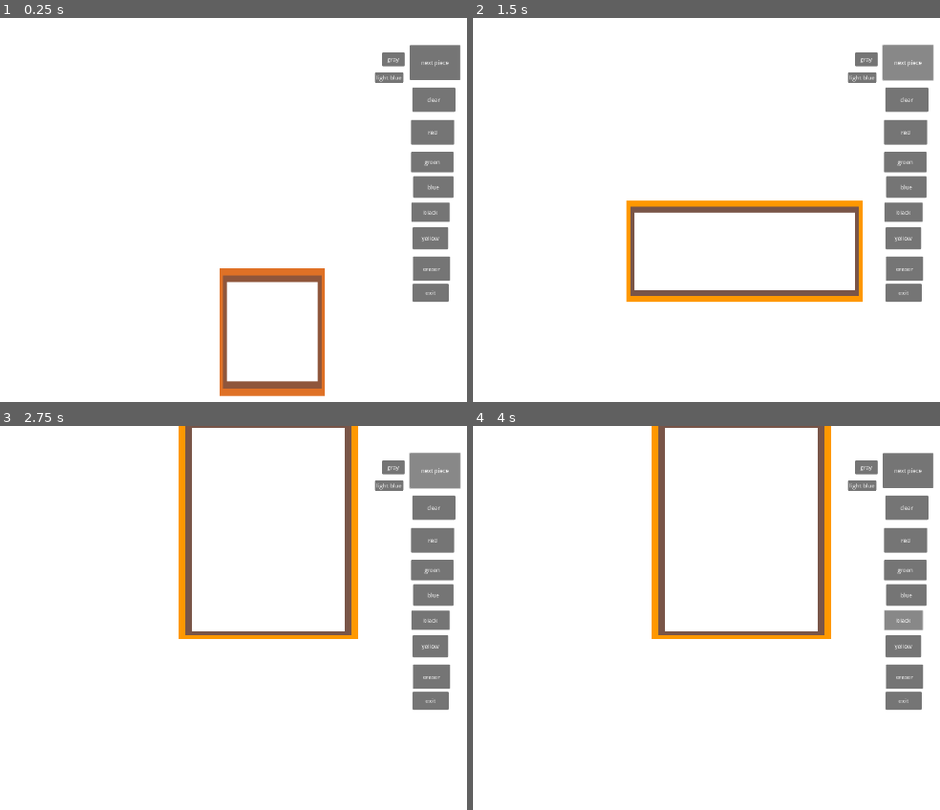
Above: before the commit, frames 1-4 (two rows, left to right).
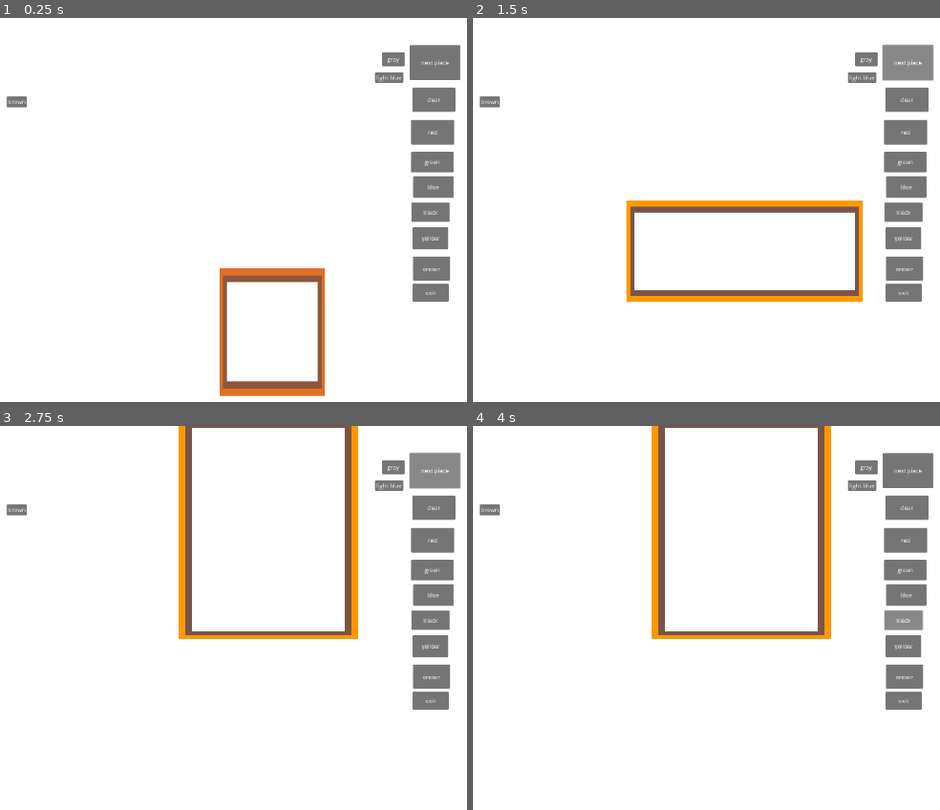
Above: after the commit, the same moments.

Repository: aleziz01/ForgeGame
Game: Godot game, scene res://scenes/drawing.tscn
Two runs of this game, one before a commit and one after it. Both use one fixed random seed, a clock stepped at 60 frames per second and the inputs below. This scene is started directly instead of the project's main scene.
Inputs (mouse positions are in pixels of both pictures, inside the frame that each line leads up to):
- Up to frame 1 (0.25 s): no input
- Up to frame 2 (1.5 s): click (491, 102) at 0.5 s, where only the run after the commit has a clickable "brown"; click "next piece" at 1.25 s
- Up to frame 3 (2.75 s): click "next piece" at 2 s
- Up to frame 4 (4 s): click "yellow" at 2.75 s; click "black" at 3.5 s

The runs differ from the first frame. In frame 1, 0.1% of the frame differs, in the area x 1-6%, y 20-24%; in frame 2, 0.1%; in frame 3, 0.1%; in frame 4, 0.1%.

Commit message:
added brown

Diff:
--- a/scenes/drawing.gd
+++ b/scenes/drawing.gd
@@ -105,6 +105,9 @@
 	color = Color(0.5,0.5,0.5)
 func _on_light_blue_pressed():
 	color = Color(0.129, 0.855, 0.922)
+func _on_brown_pressed():
+	color = Color(0.541, 0.286, 0.031)
+
 func _on_clear_pressed():
 	pixel_positions.clear()
 	pixel_colors.clear()
--- a/scenes/drawing.tscn
+++ b/scenes/drawing.tscn
@@ -15,6 +15,11 @@
 offset_right = 1259.0
 offset_bottom = 586.0
 text = "exit"
+
+[node name="brown" type="Button" parent="."]
+offset_right = 8.0
+offset_bottom = 8.0
+text = "brown"
 
 [node name="yellow" type="Button" parent="."]
 offset_left = 1156.0
@@ -115,6 +120,7 @@
 texture = ExtResource("5_4fqmk")
 
 [connection signal="pressed" from="exit_button" to="." method="_on_exit_button_pressed"]
+[connection signal="pressed" from="brown" to="." method="_on_brown_pressed"]
 [connection signal="pressed" from="yellow" to="." method="_on_yellow_pressed"]
 [connection signal="pressed" from="black" to="." method="_on_black_pressed"]
 [connection signal="pressed" from="blue" to="." method="_on_blue_pressed"]
